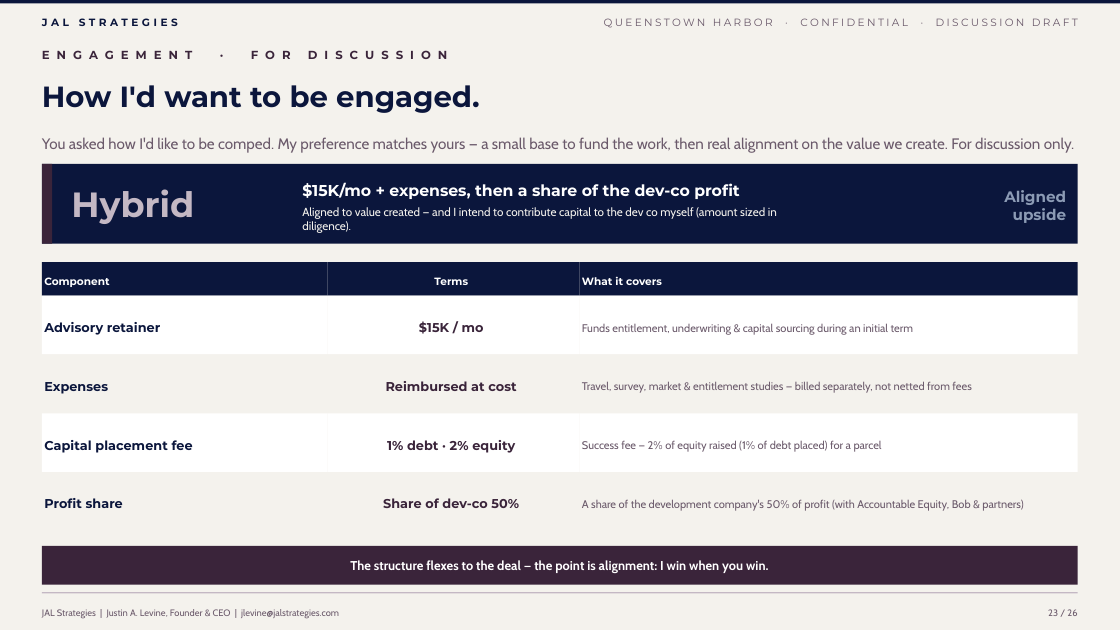
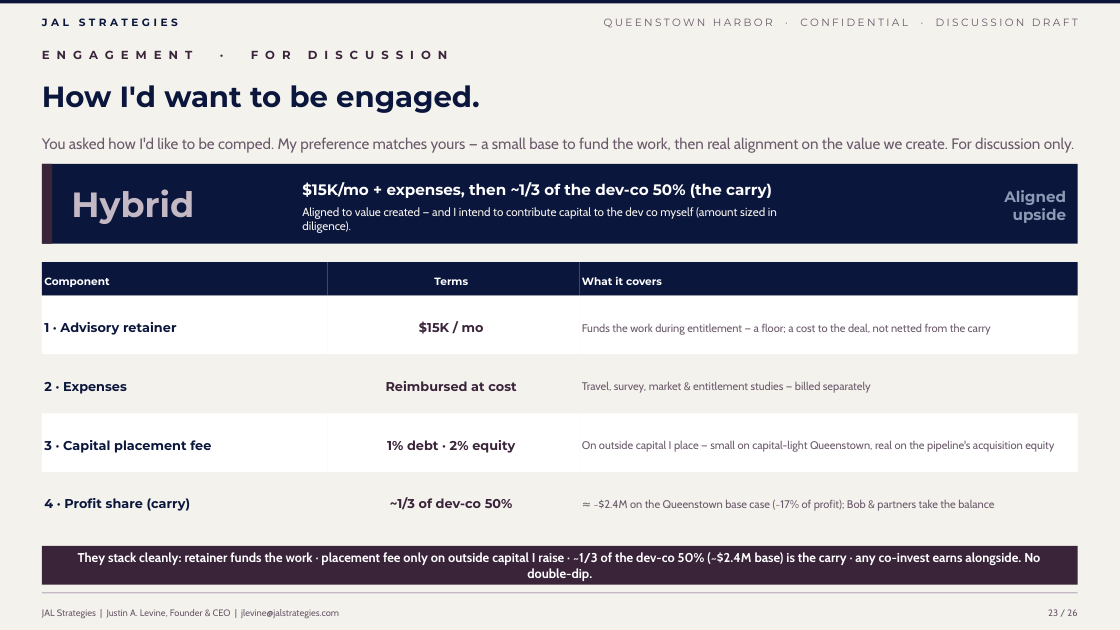
Before and after one commit to jlevine711/Apex, a slide deck: slide 23 of JAL_Queenstown_Harbor_Proposal.pptx. Drawn at 1120x630 pixels with LibreOffice and Linux fonts; fonts in the diff are those of the drawing. Boxes give left, top, right and bottom in pixels: in the first picture for what was removed or moved away, otherwise in the second. Text is boxed around its words. In the diff, an @@ line names an element or a change of style, - is before the commit and + after.

```diff
--- a/JAL_Queenstown_Harbor_Proposal.pptx
+++ b/JAL_Queenstown_Harbor_Proposal.pptx
@@ text at box(302, 182, 772, 198): text changed; size 13.5 to 13 pt @@
-$15K/mo + expenses, then a share of the dev-co profit
+$15K/mo + expenses, then ~1/3 of the dev-co 50% (the carry)
@@ text at box(44, 322, 177, 335): text changed @@
-Advisory retainer
+1 · Advisory retainer
@@ text at box(582, 323, 991, 334): text changed @@
-Funds entitlement, underwriting & capital sourcing during an initial term
+Funds the work during entitlement — a floor; a cost to the deal, not netted from the carry
@@ text at box(44, 382, 127, 394): text changed @@
-Expenses
+2 · Expenses
@@ text at box(582, 381, 871, 393): text changed @@
-Travel, survey, market & entitlement studies — billed separately, not netted from fees
+Travel, survey, market & entitlement studies — billed separately
@@ text at box(44, 440, 211, 453): text changed @@
-Capital placement fee
+3 · Capital placement fee
@@ text at box(582, 440, 1054, 452): text changed @@
-Success fee — 2% of equity raised (1% of debt placed) for a parcel
+On outside capital I place — small on capital-light Queenstown, real on the pipeline's acquisition equity
@@ text at box(44, 498, 191, 511): text changed @@
-Profit share
+4 · Profit share (carry)
@@ text at box(390, 497, 513, 510): text changed @@
-Share of dev-co 50%
+~1/3 of dev-co 50%
@@ text at box(594, 499, 994, 511): text changed @@
-A share of the development company's 50% of profit (with Accountable Equity, Bob & partners)
+≈ ~$2.4M on the Queenstown base case (~17% of profit); Bob & partners take the balance
@@ text at box(78, 552, 1040, 581): text changed @@
-The structure flexes to the deal — the point is alignment: I win when you win.
+They stack cleanly: retainer funds the work · placement fee only on outside capital I raise · ~1/3 of the dev-co 50% (~$2.4M base) is the carry · any co-invest earns alongside. No double-dip.
```
Also in this commit, not shown: 1 other slide changed, 4 other files.
